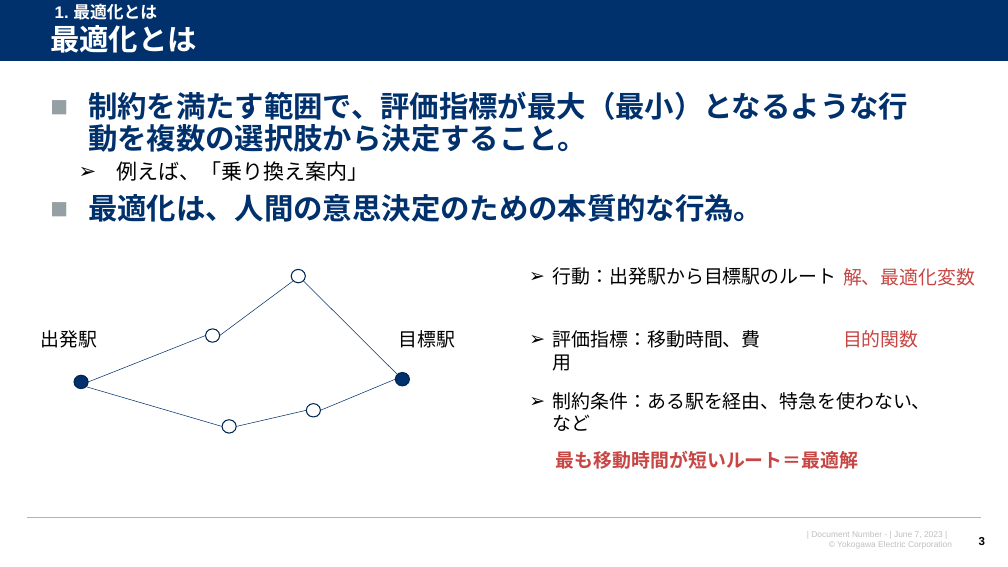
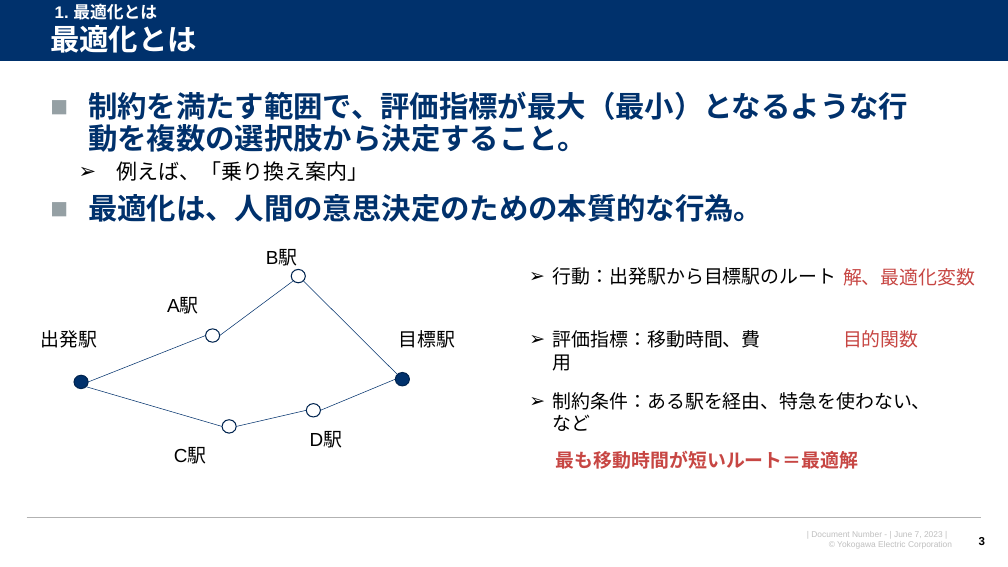
Before and after one commit to watarukumagai-git/opt, a slide deck: slide 3 of JDLA/StudyGroup/DS_StudyGroup 2023_01.pptx. Drawn at 1008x567 pixels with LibreOffice and Linux fonts; fonts in the diff are those of the drawing; background and template pictures are left out. Boxes give left, top, right and bottom in pixels: in the first picture for what was removed or moved away, otherwise in the second. Text is boxed around its words. In the diff, an @@ line names an element or a change of style, - is before the commit and + after.

```diff
--- a/JDLA/StudyGroup/DS_StudyGroup 2023_01.pptx
+++ b/JDLA/StudyGroup/DS_StudyGroup 2023_01.pptx
@@ text added at [266,249,298,266], 18 pt, text #000000 @@
+B駅
@@ text added at [167,297,199,314], 18 pt, text #000000 @@
+A駅
@@ text added at [174,448,207,464], 18 pt, text #000000 @@
+C駅
@@ text added at [310,432,343,448], 18 pt, text #000000 @@
+D駅
```
Also in this commit, not shown: 4 other slides changed, 14 slides added, 15 slides removed.
